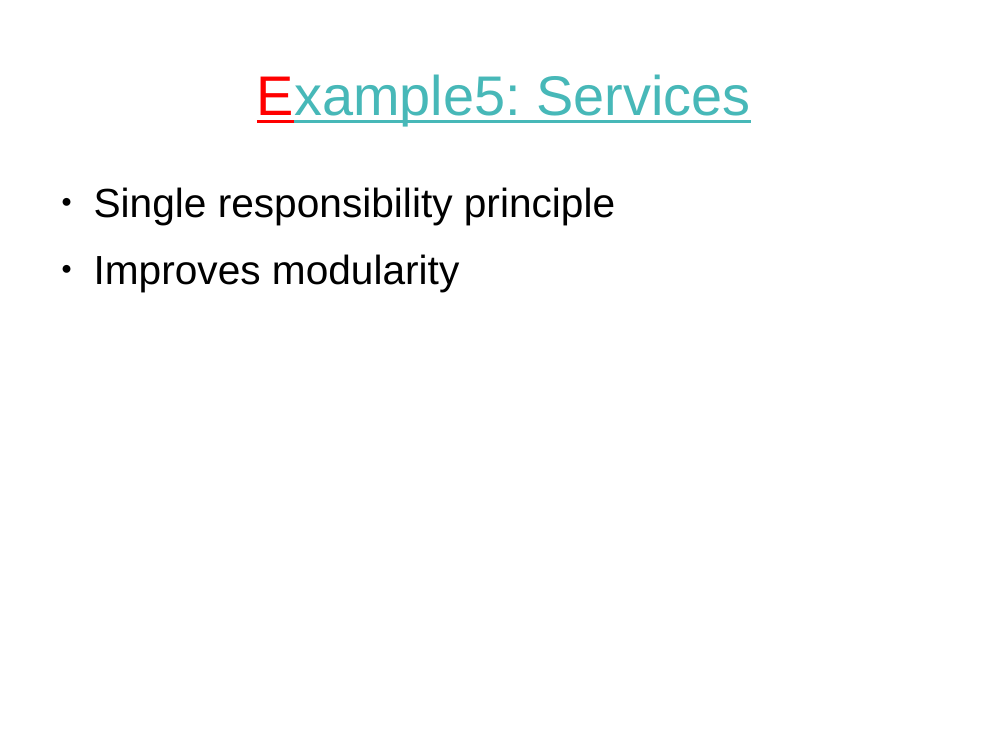
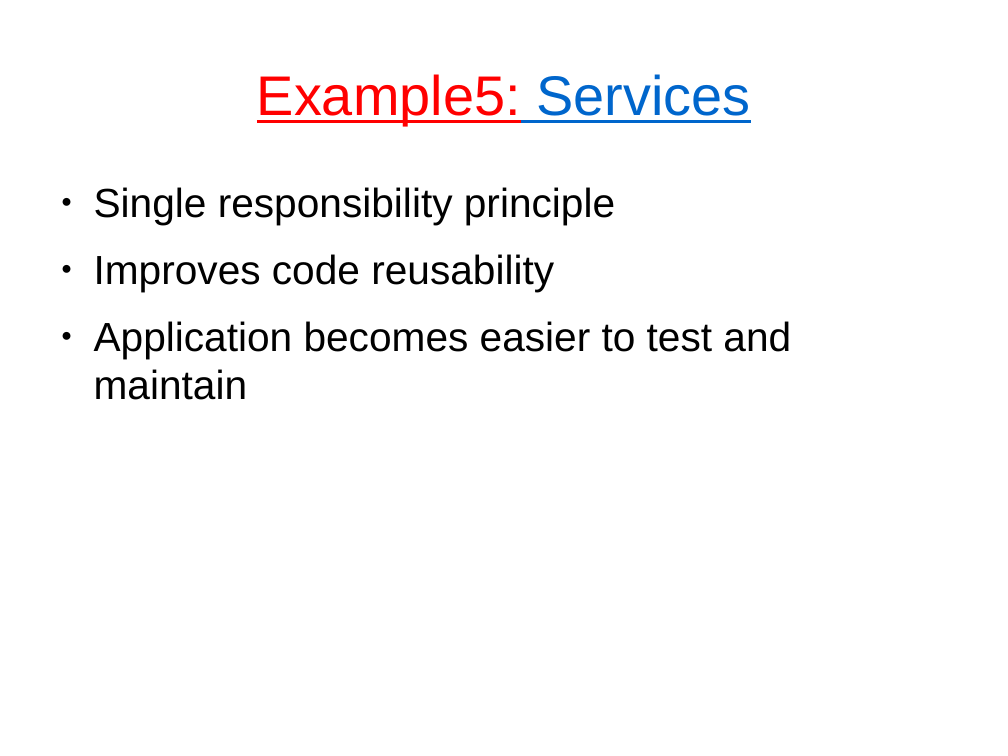
Before and after one commit to tautvilas/frameworks-lecture, a slide deck: slide 10 of doc/presentation.odp. Drawn at 1008x756 pixels with LibreOffice and Linux fonts; fonts in the diff are those of the drawing. Boxes give left, top, right and bottom in pixels: in the first picture for what was removed or moved away, otherwise in the second. Text is boxed around its words. In the diff, an @@ line names an element or a change of style, - is before the commit and + after.

```diff
--- a/doc/presentation.odp
+++ b/doc/presentation.odp
@@ title "Example5: Services" at (x1=257, y1=74, x2=751, y2=125): text colour #47B8B8 to #FF0000 in "Example5:"; text colour #47B8B8 to #0066CC in "Services" @@
@@ text at (x1=94, y1=254, x2=791, y2=400): text changed @@
-● Improves modularity
+● Improves code reusability
+● Application becomes easier to test and maintain
```
Also in this commit, not shown: 12 other slides changed, 2 slides added, 1 slide removed.
